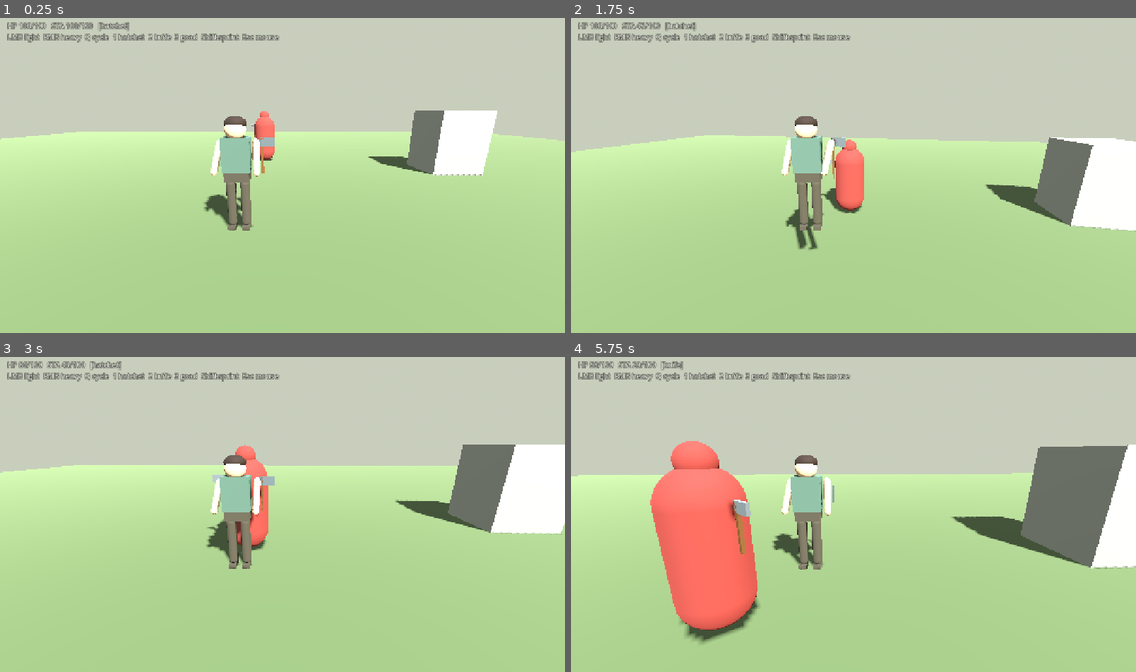
Above: before the commit, frames 1-4 (two rows, left to right).
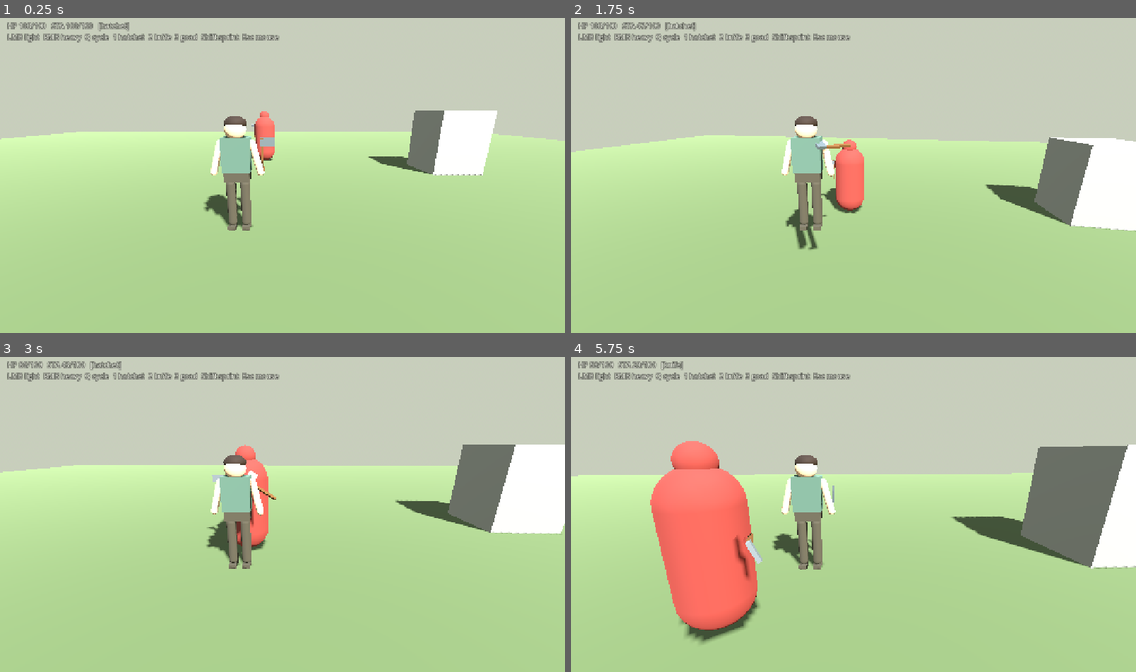
Above: after the commit, the same moments.

Repository: fortins4/devPlayground
Game: Godot game, scene res://scenes/main/main.tscn
Two runs of this game, one before a commit and one after it. Both use one fixed random seed, a clock stepped at 60 frames per second and the inputs below.
Inputs (mouse positions are in pixels of both pictures, inside the frame that each line leads up to):
- Up to frame 1 (0.25 s): no input
- Up to frame 2 (1.75 s): move the mouse to (881, 172) at 0.52 s; hold Right mouse button (attack_heavy) 0.53-1.28 s; hold W (move_forward) from 0.53 s (still down); tap Space (jump) at 0.77, 1.52 s; click (881, 172) at 0.8 s; move the mouse to (825, 175) at 1.27 s; click (825, 175) at 1.35 s; right-click (825, 175) at 1.55 s
- Up to frame 3 (3 s): keep holding W (move_forward); move the mouse to (293, 508) at 2.02 s; hold Right mouse button (attack_heavy) 2.03-2.78 s; click (293, 508) at 2.3 s; move the mouse to (276, 517) at 2.77 s; click (276, 517) at 2.85 s
- Up to frame 4 (5.75 s): keep holding W (move_forward); tap Space (jump) at 3.02, 3.77, 4.52 s; right-click (847, 517) at 3.05 s; move the mouse to (893, 517) at 3.52 s; hold Q (cycle_weapon) 3.53-4.28 s; click (893, 517) at 3.8 s; move the mouse to (808, 508) at 4.27 s; tap Shift (sprint) at 4.35 s; right-click (808, 508) at 4.55 s; move the mouse to (859, 514) at 5.02 s; hold 3 (weapon_goad) from 5.03 s (still down); click (859, 514) at 5.3 s

The runs differ from the first frame. In frame 1, 0.1% of the frame differs, in the area x 44-47%, y 38-52%; in frame 2, 0.3%; in frame 3, 0.3%; in frame 4, 0.7%, in the area x 27-47%, y 38-71%.

Commit message:
feat(combat): visible Tween weapon swings for light/heavy attacks
Replace broken greybox swing flash (radians written to rotation_degrees)
with profile-synced Tween windup/active/recovery poses on WeaponVisual
for hatchet, knife, and goad. Light vs heavy differ in cock height, arc,
and follow-through. Player right arm mirrors the same phases. Adds a
local screenshot capture tool for pose proof.

Diff:
--- a/scripts/characters/player/player_controller.gd
+++ b/scripts/characters/player/player_controller.gd
@@ -16,6 +16,7 @@
 var _gravity: float = ProjectSettings.get_setting("physics/3d/default_gravity")
 var _jump_buffered: bool = false
 var _arm_base_transform: Transform3D
+var _arm_tween: Tween
 
 
 func _ready() -> void:
@@ -110,18 +111,47 @@
 	return v.normalized()
 
 
-func _on_attack_performed(_attacker: Node, kind: StringName, _weapon: StringName) -> void:
-	# Brief arm raise for greybox readability
+func _on_attack_performed(_attacker: Node, kind: StringName, weapon: StringName) -> void:
+	# Arm follows weapon swing phases for readable greybox attacks.
+	if right_arm == null or combat == null:
+		return
+	var profile: Dictionary = CombatSystem.PROFILES[combat.current_weapon].get(
+		kind, CombatSystem.PROFILES[combat.current_weapon][&"light"]
+	)
+	var windup: float = profile["windup"]
+	var active: float = profile["active"]
+	var recovery: float = profile["recovery"]
+	var heavy := kind == &"heavy"
+	var base_rot := _arm_base_transform.basis.get_euler()
+	# Deltas on top of rest pose; heavy = higher cock + deeper follow-through.
+	var windup_delta := Vector3(deg_to_rad(-25.0 if heavy else -12.0), 0.0, deg_to_rad(-0.55 if heavy else -0.35))
+	var contact_delta := Vector3(deg_to_rad(20.0 if heavy else 10.0), 0.0, deg_to_rad(0.55 if heavy else 0.35))
+	var follow_delta := Vector3(deg_to_rad(45.0 if heavy else 28.0), 0.0, deg_to_rad(0.95 if heavy else 0.65))
+	if weapon == &"goad":
+		windup_delta = Vector3(deg_to_rad(-40.0 if heavy else -22.0), 0.0, deg_to_rad(-0.35 if heavy else -0.2))
+		contact_delta = Vector3(deg_to_rad(30.0 if heavy else 18.0), 0.0, deg_to_rad(0.25 if heavy else 0.15))
+		follow_delta = Vector3(deg_to_rad(50.0 if heavy else 30.0), 0.0, deg_to_rad(0.45 if heavy else 0.3))
+	elif weapon == &"knife":
+		windup_delta = Vector3(deg_to_rad(-15.0 if heavy else -8.0), 0.0, deg_to_rad(-0.45 if heavy else -0.28))
+		contact_delta = Vector3(deg_to_rad(10.0 if heavy else 5.0), 0.0, deg_to_rad(0.55 if heavy else 0.35))
+		follow_delta = Vector3(deg_to_rad(25.0 if heavy else 15.0), 0.0, deg_to_rad(0.85 if heavy else 0.55))
+
+	if _arm_tween and _arm_tween.is_valid():
+		_arm_tween.kill()
+	right_arm.transform = _arm_base_transform
+	_arm_tween = create_tween()
+	_arm_tween.tween_property(right_arm, "rotation", base_rot + windup_delta, windup).set_trans(Tween.TRANS_SINE).set_ease(Tween.EASE_OUT)
+	_arm_tween.tween_property(right_arm, "rotation", base_rot + contact_delta, active * 0.55).set_trans(Tween.TRANS_CUBIC).set_ease(Tween.EASE_IN)
+	_arm_tween.tween_property(right_arm, "rotation", base_rot + follow_delta, active * 0.45).set_trans(Tween.TRANS_QUAD).set_ease(Tween.EASE_OUT)
+	_arm_tween.tween_property(right_arm, "rotation", base_rot, recovery).set_trans(Tween.TRANS_SINE).set_ease(Tween.EASE_IN_OUT)
+
+
+func _update_arm_swing(_delta: float) -> void:
+	# Arm motion is tween-driven during attacks; idle keeps base pose.
 	if right_arm == null:
 		return
-	var lift := -0.9 if kind == &"heavy" else -0.55
-	right_arm.rotation.z = lift
-
-
-func _update_arm_swing(delta: float) -> void:
-	if right_arm == null:
+	if combat and combat.is_attacking:
 		return
-	right_arm.rotation.z = move_toward(right_arm.rotation.z, 0.0, 3.5 * delta)
 
 
 func _on_died(_victim: Node) -> void:
--- a/systems/combat/combat_system.gd
+++ b/systems/combat/combat_system.gd
@@ -42,7 +42,9 @@
 var _hitbox: Area3D
 var _hurtbox: Area3D
 var _weapon_visual: Node3D
-var _swing_flash_left: float = 0.0
+var _weapon_rest_transform: Transform3D
+var _swing_tween: Tween
+var _last_attack_kind: StringName = &"light"
 
 # Per-weapon attack profiles: light / heavy
 const PROFILES := {
@@ -82,6 +84,8 @@
 			_hitbox.body_entered.connect(_on_hitbox_body_entered)
 		if not _hitbox.area_entered.is_connected(_on_hitbox_area_entered):
 			_hitbox.area_entered.connect(_on_hitbox_area_entered)
+	if _weapon_visual:
+		_weapon_rest_transform = _weapon_visual.transform
 	_apply_weapon_visual()
 	stamina_changed.emit(stamina, max_stamina)
 	health_changed.emit(health, max_health)
@@ -101,10 +105,6 @@
 		hitbox_active_left = maxf(0.0, hitbox_active_left - delta)
 		if hitbox_active_left <= 0.0 and _hitbox:
 			_hitbox.monitoring = false
-
-	if _swing_flash_left > 0.0:
-		_swing_flash_left = maxf(0.0, _swing_flash_left - delta)
-		_update_swing_visual()
 
 	var regenerating := not is_attacking and not is_blocking
 	if regenerating and stamina < max_stamina:
@@ -176,8 +176,8 @@
 	var active: float = profile["active"]
 	var recovery: float = profile["recovery"]
 	attack_recovery_left = windup + active + recovery
-	_swing_flash_left = windup + active + 0.05
-	_update_swing_visual()
+	_last_attack_kind = kind
+	_play_weapon_swing(kind, windup, active, recovery)
 	attack_performed.emit(_owner_body, kind, WEAPON_NAMES[current_weapon])
 	_activate_hitbox_after(windup, active, profile["reach"], profile["damage"], kind)
 	return true
@@ -217,6 +217,7 @@
 	is_blocking = false
 	if _hitbox:
 		_hitbox.monitoring = false
+	reset_weapon_pose()
 	died.emit(_owner_body)
 
 
@@ -333,12 +334,113 @@
 			(_weapon_visual.get_child(0) as Node3D).visible = true
 
 
-func _update_swing_visual() -> void:
+func _play_weapon_swing(kind: StringName, windup: float, active: float, recovery: float) -> void:
 	if _weapon_visual == null:
 		return
-	var t := 0.0
-	if _swing_flash_left > 0.0:
-		t = sin((1.0 - clampf(_swing_flash_left / 0.4, 0.0, 1.0)) * PI)
-	# Arc swing: rotate weapon visual around local Y/Z for greybox readability
-	var angle := deg_to_rad(-70.0 * t) if current_weapon != Weapon.GOAD else deg_to_rad(-40.0 * t)
-	_weapon_visual.rotation_degrees = Vector3(angle * 0.3, 0.0, angle)
+	if _swing_tween and _swing_tween.is_valid():
+		_swing_tween.kill()
+	_weapon_visual.transform = _weapon_rest_transform
+
+	var poses := _swing_poses(kind)
+	var windup_rot: Vector3 = poses["windup_rot"]
+	var contact_rot: Vector3 = poses["contact_rot"]
+	var follow_rot: Vector3 = poses["follow_rot"]
+	var windup_pos: Vector3 = poses["windup_pos"]
+	var contact_pos: Vector3 = poses["contact_pos"]
+	var follow_pos: Vector3 = poses["follow_pos"]
+	var rest_rot := Vector3(
+		rad_to_deg(_weapon_rest_transform.basis.get_euler().x),
+		rad_to_deg(_weapon_rest_transform.basis.get_euler().y),
+		rad_to_deg(_weapon_rest_transform.basis.get_euler().z)
+	)
+
+	_swing_tween = create_tween()
+	_swing_tween.set_parallel(false)
+	# Windup: cock back/up before hit frames
+	var tw := _swing_tween.tween_property(_weapon_visual, "rotation_degrees", windup_rot, windup)
+	tw.set_trans(Tween.TRANS_SINE).set_ease(Tween.EASE_OUT)
+	tw = _swing_tween.parallel().tween_property(_weapon_visual, "position", windup_pos, windup)
+	tw.set_trans(Tween.TRANS_SINE).set_ease(Tween.EASE_OUT)
+	# Active: accelerate through the strike (synced with hitbox window)
+	tw = _swing_tween.tween_property(_weapon_visual, "rotation_degrees", contact_rot, active * 0.55)
+	tw.set_trans(Tween.TRANS_CUBIC).set_ease(Tween.EASE_IN)
+	tw = _swing_tween.parallel().tween_property(_weapon_visual, "position", contact_pos, active * 0.55)
+	tw.set_trans(Tween.TRANS_CUBIC).set_ease(Tween.EASE_IN)
+	tw = _swing_tween.tween_property(_weapon_visual, "rotation_degrees", follow_rot, active * 0.45)
+	tw.set_trans(Tween.TRANS_QUAD).set_ease(Tween.EASE_OUT)
+	tw = _swing_tween.parallel().tween_property(_weapon_visual, "position", follow_pos, active * 0.45)
+	tw.set_trans(Tween.TRANS_QUAD).set_ease(Tween.EASE_OUT)
+	# Recovery: return to rest
+	tw = _swing_tween.tween_property(_weapon_visual, "rotation_degrees", rest_rot, recovery)
+	tw.set_trans(Tween.TRANS_SINE).set_ease(Tween.EASE_IN_OUT)
+	tw = _swing_tween.parallel().tween_property(_weapon_visual, "position", _weapon_rest_transform.origin, recovery)
+	tw.set_trans(Tween.TRANS_SINE).set_ease(Tween.EASE_IN_OUT)
+
+
+func _swing_poses(kind: StringName) -> Dictionary:
+	## Degrees + local positions; heavy = bigger arc / higher cock than light.
+	var rest_pos := _weapon_rest_transform.origin
+	var heavy := kind == &"heavy"
+	match current_weapon:
+		Weapon.KNIFE:
+			if heavy:
+				return {
+					"windup_rot": Vector3(-25.0, 35.0, 55.0),
+					"contact_rot": Vector3(15.0, -50.0, -95.0),
+					"follow_rot": Vector3(25.0, -70.0, -130.0),
+					"windup_pos": rest_pos + Vector3(0.05, 0.12, 0.08),
+					"contact_pos": rest_pos + Vector3(0.02, 0.02, -0.28),
+					"follow_pos": rest_pos + Vector3(-0.08, -0.05, -0.18),
+				}
+			return {
+				"windup_rot": Vector3(-10.0, 20.0, 35.0),
+				"contact_rot": Vector3(8.0, -30.0, -70.0),
+				"follow_rot": Vector3(12.0, -40.0, -95.0),
+				"windup_pos": rest_pos + Vector3(0.03, 0.06, 0.04),
+				"contact_pos": rest_pos + Vector3(0.0, 0.0, -0.18),
+				"follow_pos": rest_pos + Vector3(-0.04, -0.02, -0.1),
+			}
+		Weapon.GOAD:
+			if heavy:
+				return {
+					"windup_rot": Vector3(-55.0, 25.0, 40.0),
+					"contact_rot": Vector3(35.0, -15.0, -55.0),
+					"follow_rot": Vector3(50.0, -25.0, -75.0),
+					"windup_pos": rest_pos + Vector3(0.08, 0.22, 0.12),
+					"contact_pos": rest_pos + Vector3(0.05, 0.05, -0.45),
+					"follow_pos": rest_pos + Vector3(-0.05, -0.08, -0.35),
+				}
+			return {
+				"windup_rot": Vector3(-30.0, 10.0, 20.0),
+				"contact_rot": Vector3(20.0, -5.0, -25.0),
+				"follow_rot": Vector3(30.0, -10.0, -40.0),
+				"windup_pos": rest_pos + Vector3(0.04, 0.1, 0.06),
+				"contact_pos": rest_pos + Vector3(0.02, 0.02, -0.35),
+				"follow_pos": rest_pos + Vector3(0.0, -0.04, -0.22),
+			}
+		_:
+			# Hatchet diagonal chop; heavy is a larger overhead arc
+			if heavy:
+				return {
+					"windup_rot": Vector3(-70.0, 45.0, 85.0),
+					"contact_rot": Vector3(25.0, -35.0, -100.0),
+					"follow_rot": Vector3(55.0, -55.0, -145.0),
+					"windup_pos": rest_pos + Vector3(0.12, 0.28, 0.1),
+					"contact_pos": rest_pos + Vector3(0.05, 0.05, -0.32),
+					"follow_pos": rest_pos + Vector3(-0.12, -0.15, -0.22),
+				}
+			return {
+				"windup_rot": Vector3(-35.0, 25.0, 50.0),
+				"contact_rot": Vector3(15.0, -20.0, -75.0),
+				"follow_rot": Vector3(30.0, -35.0, -105.0),
+				"windup_pos": rest_pos + Vector3(0.06, 0.14, 0.06),
+				"contact_pos": rest_pos + Vector3(0.02, 0.02, -0.22),
+				"follow_pos": rest_pos + Vector3(-0.06, -0.08, -0.14),
+			}
+
+
+func reset_weapon_pose() -> void:
+	if _swing_tween and _swing_tween.is_valid():
+		_swing_tween.kill()
+	if _weapon_visual:
+		_weapon_visual.transform = _weapon_rest_transform
--- /dev/null
+++ b/tools/capture_attack_screenshots.gd
@@ -0,0 +1,130 @@
+extends SceneTree
+## Capture hatchet light/heavy attack poses for playtest proof.
+
+
+func _initialize() -> void:
+	_run_capture()
+
+
+func _run_capture() -> void:
+	var out_dir := "/workspace/riocht-builds/screenshots"
+	DirAccess.make_dir_recursive_absolute(out_dir)
+
+	var vp := SubViewport.new()
+	vp.size = Vector2i(1280, 720)
+	vp.render_target_update_mode = SubViewport.UPDATE_ALWAYS
+	vp.transparent_bg = false
+	root.add_child(vp)
+
+	var world := Node3D.new()
+	world.name = "CaptureRoot"
+	vp.add_child(world)
+
+	var env := WorldEnvironment.new()
+	var environment := Environment.new()
+	environment.background_mode = Environment.BG_COLOR
+	environment.background_color = Color(0.45, 0.55, 0.62)
+	environment.ambient_light_source = Environment.AMBIENT_SOURCE_COLOR
+	environment.ambient_light_color = Color(0.9, 0.9, 0.95)
+	environment.ambient_light_energy = 1.0
+	env.environment = environment
+	world.add_child(env)
+
+	var light := DirectionalLight3D.new()
+	light.light_energy = 1.2
+	light.rotation_degrees = Vector3(-50.0, 40.0, 0.0)
+	world.add_child(light)
+
+	var fill := DirectionalLight3D.new()
+	fill.light_energy = 0.35
+	fill.rotation_degrees = Vector3(-20.0, -80.0, 0.0)
+	world.add_child(fill)
+
+	var ground := MeshInstance3D.new()
+	var plane := PlaneMesh.new()
+	plane.size = Vector2(20, 20)
+	ground.mesh = plane
+	var gmat := StandardMaterial3D.new()
+	gmat.albedo_color = Color(0.28, 0.36, 0.24)
+	ground.material_override = gmat
+	world.add_child(ground)
+
+	var player_packed := load("res://scenes/characters/player/player.tscn") as PackedScene
+	var player := player_packed.instantiate() as Node3D
+	world.add_child(player)
+	player.global_position = Vector3.ZERO
+	# Turn slightly so right-hand hatchet reads clearly from camera
+	player.rotation_degrees.y = 25.0
+	var pcam := player.get_node_or_null("CameraPivot/Camera3D") as Camera3D
+	if pcam:
+		pcam.current = false
+
+	var cam := Camera3D.new()
+	cam.fov = 50.0
+	world.add_child(cam)
+	# Side-rear framing focused on weapon hand
+	cam.look_at_from_position(Vector3(2.1, 1.55, 2.0), Vector3(0.35, 1.15, -0.1), Vector3.UP)
+	cam.current = true
+
+	await process_frame
+	await process_frame
+
+	var combat := player.get_node("CombatSystem") as CombatSystem
+	var weapon_visual := player.get_node("WeaponVisual") as Node3D
+	var right_arm := player.get_node("Visual/RightArm") as MeshInstance3D
+	combat.set_weapon(CombatSystem.Weapon.HATCHET)
+	var arm_base := right_arm.transform
+
+	var shots: Array = [
+		{"name": "hatchet_idle", "kind": &"light", "pose": "idle"},
+		{"name": "hatchet_light_windup", "kind": &"light", "pose": "windup"},
+		{"name": "hatchet_light_contact", "kind": &"light", "pose": "contact"},
+		{"name": "hatchet_heavy_windup", "kind": &"heavy", "pose": "windup"},
+		{"name": "hatchet_heavy_contact", "kind": &"heavy", "pose": "contact"},
+		{"name": "hatchet_heavy_follow", "kind": &"heavy", "pose": "follow"},
+	]
+
+	for shot in shots:
+		right_arm.transform = arm_base
+		_apply_pose(combat, weapon_visual, right_arm, arm_base, shot["kind"], String(shot["pose"]))
+		await process_frame
+		await process_frame
+		await process_frame
+		var img: Image = vp.get_texture().get_image()
+		var path := "%s/%s.png" % [out_dir, String(shot["name"])]
+		var err := img.save_png(path)
+		print("WROTE ", path, " err=", err, " weapon_rot=", weapon_visual.rotation_degrees)
+
+	print("CAPTURE_DONE")
+	quit(0)
+
+
+func _apply_pose(
+	combat: CombatSystem,
+	weapon_visual: Node3D,
+	right_arm: Node3D,
+	arm_base: Transform3D,
+	kind: StringName,
+	pose: String
+) -> void:
+	combat.reset_weapon_pose()
+	if pose == "idle":
+		return
+	var poses: Dictionary = combat.call("_swing_poses", kind)
+	weapon_visual.rotation_degrees = poses["%s_rot" % pose]
+	weapon_visual.position = poses["%s_pos" % pose]
+	var heavy := kind == &"heavy"
+	var base := arm_base.basis.get_euler()
+	match pose:
+		"windup":
+			right_arm.rotation = base + Vector3(
+				deg_to_rad(-25.0 if heavy else -12.0), 0.0, deg_to_rad(-0.55 if heavy else -0.35)
+			)
+		"contact":
+			right_arm.rotation = base + Vector3(
+				deg_to_rad(20.0 if heavy else 10.0), 0.0, deg_to_rad(0.55 if heavy else 0.35)
+			)
+		"follow":
+			right_arm.rotation = base + Vector3(
+				deg_to_rad(45.0 if heavy else 28.0), 0.0, deg_to_rad(0.95 if heavy else 0.65)
+			)
Not shown, added: scripts/characters/player/player_controller.gd.uid
Not shown, added: systems/combat/combat_system.gd.uid
Not shown, added: tools/capture_attack_screenshots.gd.uid
